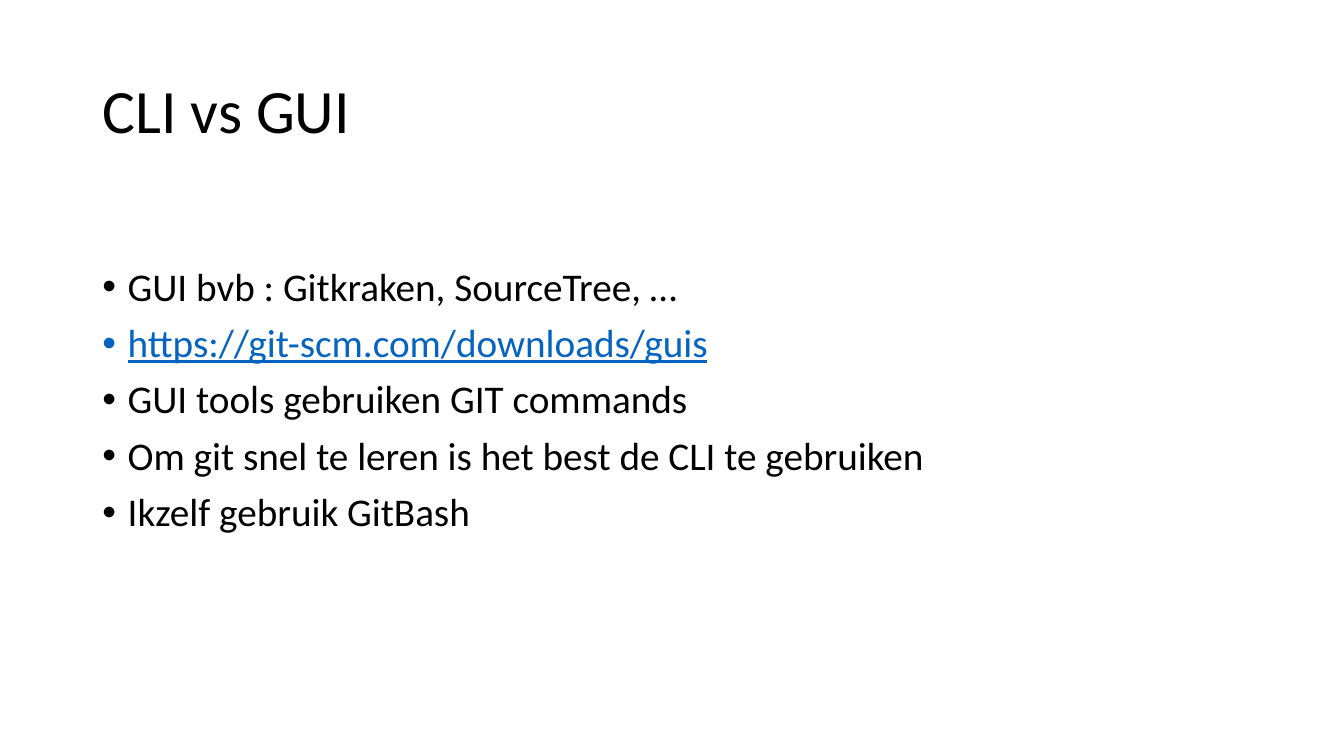
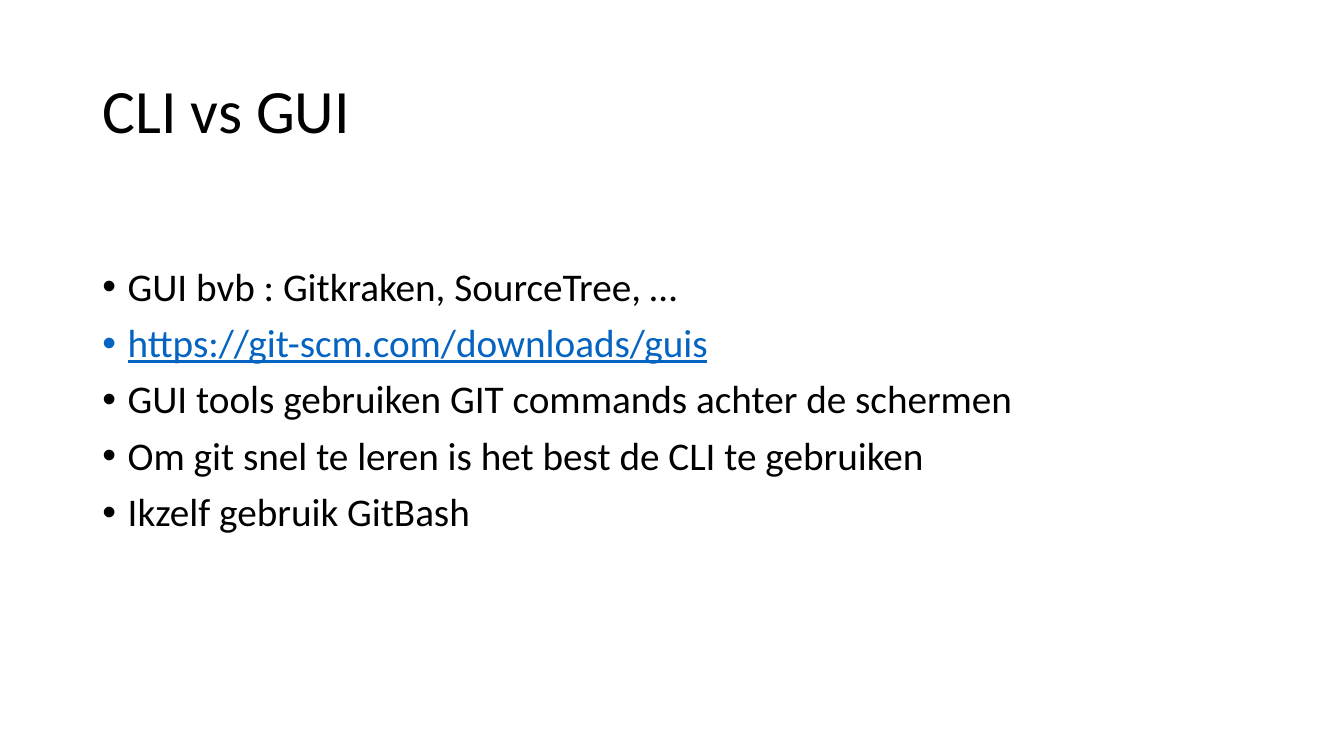
Before and after one commit to tomovermeers/MyFirstGitProject, a slide deck: slide 10 of GIT.pptx. Drawn at 1344x756 pixels with LibreOffice and Linux fonts; fonts in the diff are those of the drawing. Boxes give left, top, right and bottom in pixels: in the first picture for what was removed or moved away, otherwise in the second. Text is boxed around its words. In the diff, an @@ line names an element or a change of style, - is before the commit and + after.

```diff
--- a/GIT.pptx
+++ b/GIT.pptx
@@ text at (x1=128, y1=385, x2=1012, y2=420): text changed @@
-• GUI tools gebruiken GIT commands
+• GUI tools gebruiken GIT commands achter de schermen
```
Also in this commit, not shown: 1 other slide changed, 3 slides added, 1 slide removed.
